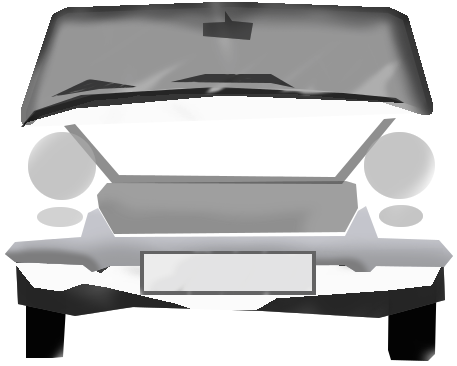
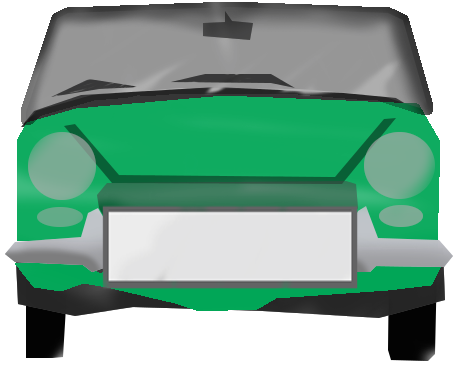
Revision of a layered 457px x 366px image; what changed, layer by layer:
painted on "Layer #2" over (101, 204, 359, 295)
showed "Layer #14" over (15, 96, 441, 311)
